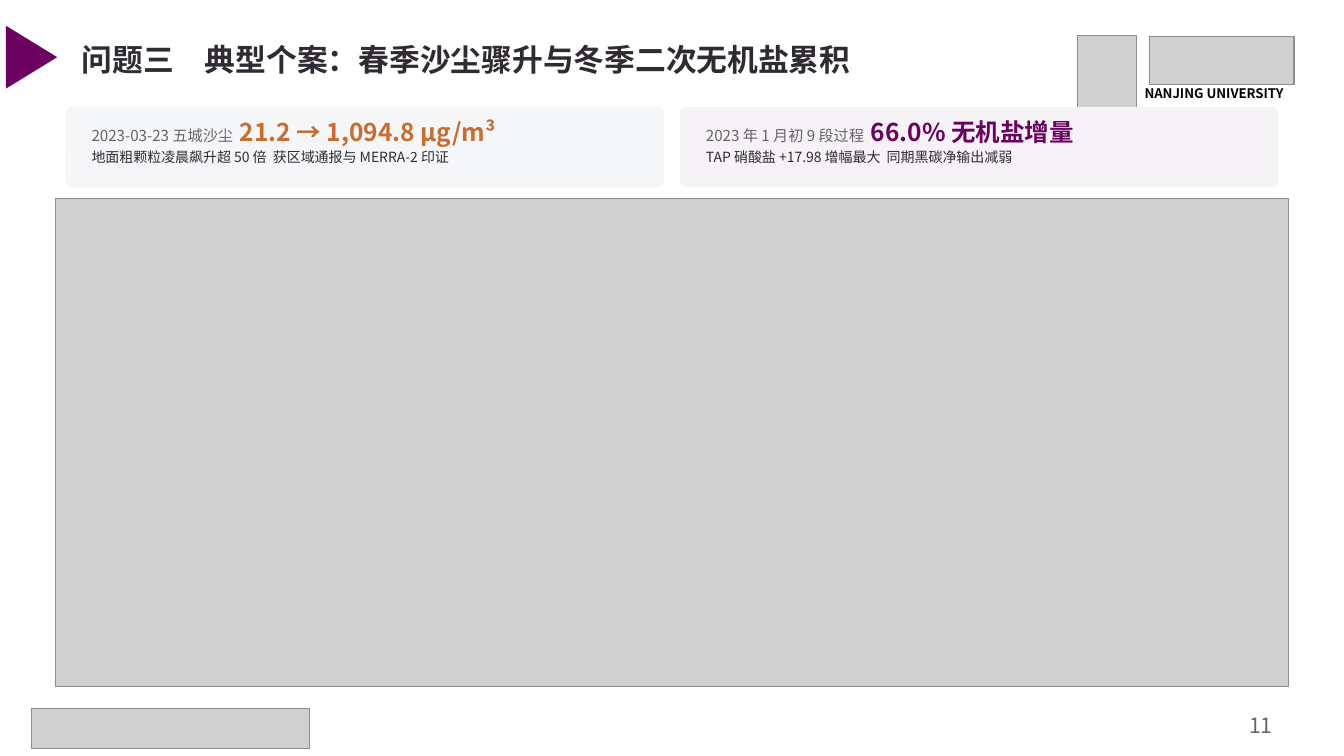
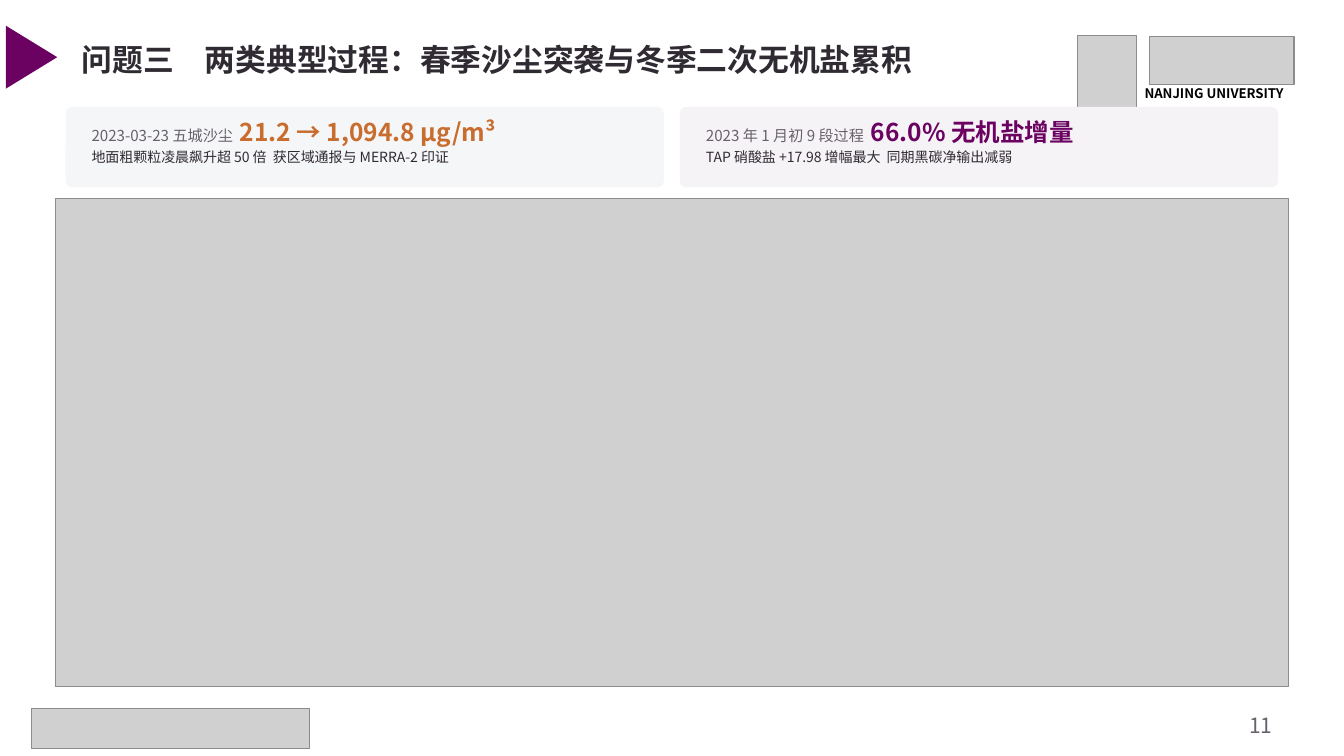
Before and after one commit to gxm-nju/china-air-pollution, a slide deck: slide 11 of docs/课堂展示.pptx. Drawn at 1344x756 pixels with LibreOffice and Linux fonts; fonts in the diff are those of the drawing; grey boxes stand for pictures. Boxes give left, top, right and bottom in pixels: in the first picture for what was removed or moved away, otherwise in the second. Text is boxed around its words. In the diff, an @@ line names an element or a change of style, - is before the commit and + after.

```diff
--- a/docs/课堂展示.pptx
+++ b/docs/课堂展示.pptx
@@ text at <box>82,44,912,74</box>: text changed @@
-问题三 典型个案：春季沙尘骤升与冬季二次无机盐累积
+问题三 两类典型过程：春季沙尘突袭与冬季二次无机盐累积
```
Also in this commit, not shown: 8 other slides changed, 1 other file.
